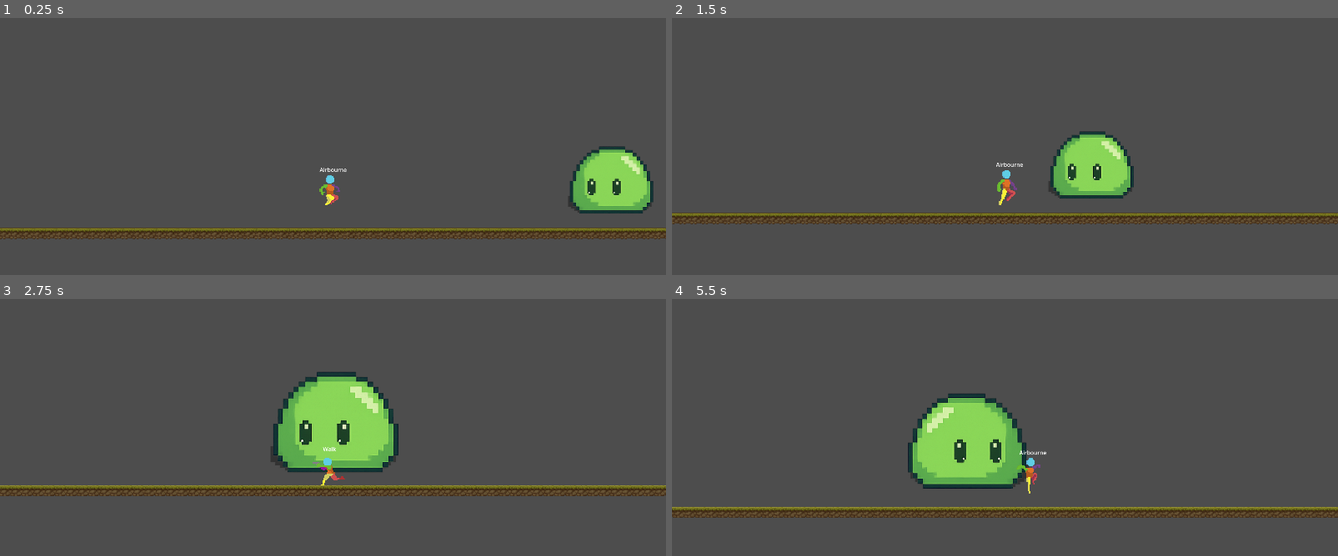
Above: before the commit, frames 1-4 (two rows, left to right).
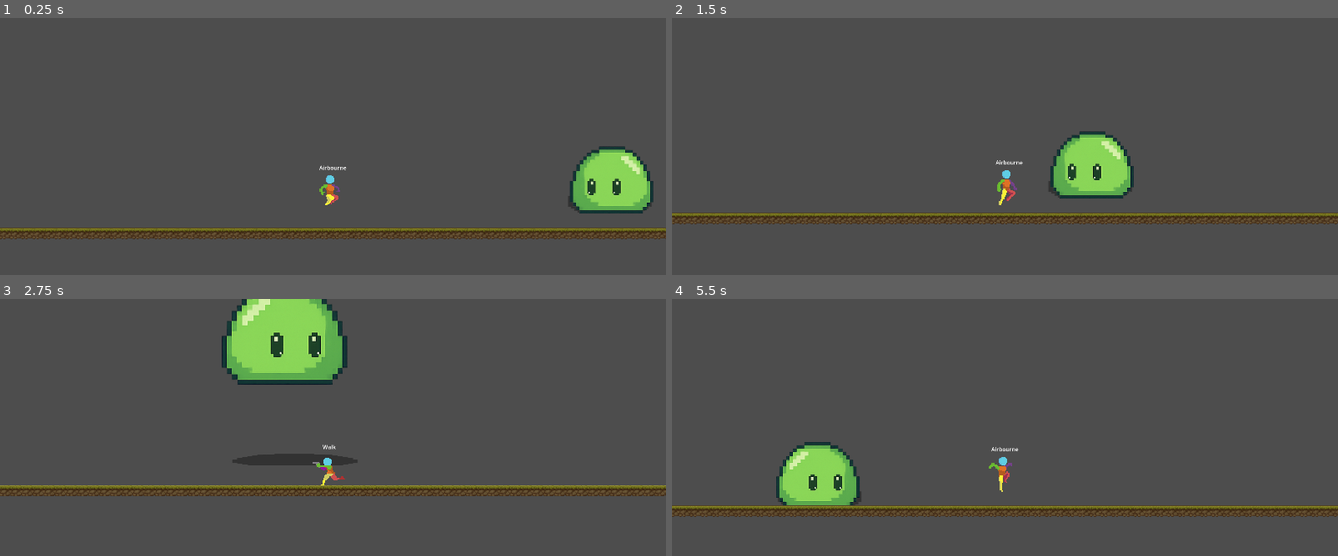
Above: after the commit, the same moments.

Repository: August13742/Godot-2D-Starter-Project-for-Article-RiG-Ritsumeikan
Game: Godot game, scene res://main.tscn
The game is run twice, just before and just after one commit, with the same random seed, the same clock (stepped at 60 frames per second) and the same inputs.
Inputs (mouse positions are in pixels of both pictures, inside the frame that each line leads up to):
- Up to frame 1 (0.25 s): no input
- Up to frame 2 (1.5 s): tap Enter at 0.5 s; move the mouse to (1151, 185) at 0.52 s; hold C (dash) 0.53-1.28 s; hold D (right) from 0.53 s (still down); tap Space (jump) at 0.77, 0.8, 1.07, 1.35 s; move the mouse to (871, 223) at 1.27 s
- Up to frame 3 (2.75 s): tap Space (jump) at 1.52, 1.82, 2.3 s; tap C (dash) at 1.55 s; move the mouse to (399, 404) at 2.02 s; release D (right) at 2.03 s; hold A (left) from 2.03 s (still down); hold C (dash) from 2.03 s (still down)
- Up to frame 4 (5.5 s): move the mouse to (outside the picture) at 2.77 s; release A (left) at 2.78 s; release C (dash) at 2.78 s; hold D (right) 2.78-4.28 s; click (outside the picture) at 2.85 s; tap Space (jump) at 3.02, 3.32, 3.77, 3.8, 4.07, 4.52, 4.82 s; tap C (dash) at 3.05, 4.35 s; move the mouse to (1204, 540) at 3.52 s; hold Shift (sprint) 3.53-4.28 s; move the mouse to (805, 430) at 4.27 s; hold A (left) 4.28-5.03 s; move the mouse to (1038, 486) at 5.02 s; hold D (right) from 5.03 s (still down); hold Space (jump) from 5.03 s (still down)

The runs differ from the first frame. In frame 1, less than 0.1% of the frame differs, in the area x 47-53%, y 57-60%; in frame 2, less than 0.1%; in frame 3, 12%, in the area x 33-60%, y 0-68%; in frame 4, 11%.

Commit message:
raised difficulty

Diff:
--- a/StateMachine/dash.gd
+++ b/StateMachine/dash.gd
@@ -9,7 +9,7 @@
 	animation_player.play("dash")
 	root_entity.hurtbox_collision.disabled = true
 	root_entity.can_dash = false
-	root_entity.dash_timer.start()
+	root_entity.dash_timer.start(root_entity.dash_cooldown)
 
 func update(delta:float):
 	var input_x:float = root_entity.input_x
--- a/StateMachine/sprint.gd
+++ b/StateMachine/sprint.gd
@@ -19,8 +19,7 @@
 	if Input.is_action_just_released("sprint"):
 		owner.change_state(StateMachine.Walk)
 		return
-	if Input.is_action_pressed("dash"):
-		owner.change_state(StateMachine.Dash)
+
 
 	var accel:float = root_entity.ground_acceleration
 	var speed:float = root_entity.sprint_speed
--- a/enemy/enemy.gd
+++ b/enemy/enemy.gd
@@ -7,6 +7,8 @@
 
 
 var jump_height := 150
+@export var jump_cooldown:float = 2
+@export_range(0,2) var jump_cooldown_deviation_range:float = 1
 @onready var collision_shape_2d: CollisionShape2D = $Area2D/CollisionShape2D
 @onready var target = get_tree().get_first_node_in_group("player")
 var can_tween:bool = true
@@ -22,8 +24,14 @@
 func jump_tween():
 	var tween1 = create_tween()
 
-	tween1.tween_property(self,"scale",Vector2(1.5,1.5),1).set_ease(Tween.EASE_IN_OUT).set_trans(Tween.TRANS_EXPO)
-	tween1.tween_property(sprite,"position:y",sprite.position.y - jump_height,1)\
+	tween1.tween_property(self,"scale",Vector2(1.5,1.5),0.75).set_ease(Tween.EASE_IN_OUT).set_trans(Tween.TRANS_EXPO)
+	tween1.parallel()
+	tween1.tween_property(sprite,"position:y",sprite.position.y - jump_height,0.75)\
+	.set_ease(Tween.EASE_IN_OUT).set_trans(Tween.TRANS_EXPO)
+
+	tween1.parallel()
+
+	tween1.tween_property(self,"global_position",target.global_position,0.75)\
 	.set_ease(Tween.EASE_IN_OUT).set_trans(Tween.TRANS_EXPO)
 
 	tween1.parallel()
@@ -31,51 +39,59 @@
 		func(value:Vector2): sprite_material.set_shader_parameter("deform", value),
 		Vector2(0.0,1.0),
 		Vector2(0.0,8.0),
-		1.0).set_ease(Tween.EASE_IN_OUT).set_trans(Tween.TRANS_EXPO)
+		0.75).set_ease(Tween.EASE_IN_OUT).set_trans(Tween.TRANS_EXPO)
 	tween1.parallel()
 	tween1.tween_method(
 		func(value:Vector2): sprite_material.set_shader_parameter("offset", value),
 		Vector2(-5.0,85.0),
 		Vector2(-20.0,-10.0),
-		1.0).set_ease(Tween.EASE_IN_OUT).set_trans(Tween.TRANS_EXPO)
+		0.75).set_ease(Tween.EASE_IN_OUT).set_trans(Tween.TRANS_EXPO)
 
 	tween1.tween_callback(tween_2)
 
 
 func tween_2():
 	var tween2 = create_tween()
+	var move_time := 0.5
+	var drop_time := 0.25
+	var total_time:= move_time + drop_time
+	var offset_direction:float = Input.get_action_strength("right") - Input.get_action_strength("left")
+	var offset_multiplier:= 125
+	var target_position :Vector2= target.global_position
+	var aim_position:Vector2 = Vector2(offset_direction * offset_multiplier + target_position.x, target_position.y)
 
-	tween2.tween_property(self,"global_position",target.global_position,1)\
+	tween2.tween_property(self,"global_position",aim_position,move_time)\
 	.set_ease(Tween.EASE_IN_OUT).set_trans(Tween.TRANS_EXPO)
 
-	tween2.tween_property(sprite,"position:y",0,0.5)\
+	tween2.tween_property(sprite,"position:y",0,drop_time)\
 	.set_ease(Tween.EASE_IN_OUT).set_trans(Tween.TRANS_EXPO)
 	tween2.parallel()
 	tween2.tween_method(
 		func(value:Vector2): sprite_material.set_shader_parameter("deform", value),
 		Vector2(0.0,8.0),
 		Vector2(0.0,1.0),
-		0.5).set_ease(Tween.EASE_IN_OUT).set_trans(Tween.TRANS_EXPO)
+		drop_time).set_ease(Tween.EASE_IN_OUT).set_trans(Tween.TRANS_EXPO)
 	tween2.parallel()
 	tween2.tween_method(
 		func(value:Vector2): sprite_material.set_shader_parameter("offset", value),
 		Vector2(-20.0,-10.0),
 		Vector2(-5.0,85.0),
-		0.5).set_ease(Tween.EASE_IN_OUT).set_trans(Tween.TRANS_EXPO)
+		drop_time).set_ease(Tween.EASE_IN_OUT).set_trans(Tween.TRANS_EXPO)
 
-	tween2.tween_property(self, "scale",Vector2(1,1),0.5)
+	tween2.tween_property(self, "scale",Vector2(1,1),0.25)
 
 
 	tween2.tween_callback(_tween_callback)
 
-	await get_tree().create_timer(1.2).timeout
+	await get_tree().create_timer(move_time*1.2).timeout
 	collision_shape_2d.disabled = false
-	await get_tree().create_timer(0.2).timeout
+	await get_tree().create_timer(total_time*0.05).timeout
 	EventSystem.emit_trigger_camera_shake()
 
 
 func _tween_callback():
-	timer.start()
+	var wait_time:float = jump_cooldown + randf_range(jump_cooldown-jump_cooldown_deviation_range,jump_cooldown+jump_cooldown_deviation_range)
+	timer.start(wait_time)
 	can_tween = true
 
 func _process(_delta: float) -> void:
--- a/enemy/enemy.tscn
+++ b/enemy/enemy.tscn
@@ -11,7 +11,7 @@
 shader_parameter/modulate = Color(0, 0, 0, 0.341176)
 
 [sub_resource type="RectangleShape2D" id="RectangleShape2D_7k104"]
-size = Vector2(175, 180)
+size = Vector2(220, 180)
 
 [node name="Enemy" type="Node2D"]
 script = ExtResource("1_4gyqm")
@@ -22,11 +22,10 @@
 offset = Vector2(0, -85)
 
 [node name="Area2D" type="Area2D" parent="."]
-visible = false
 collision_layer = 0
 
 [node name="CollisionShape2D" type="CollisionShape2D" parent="Area2D"]
-position = Vector2(-4, -90)
+position = Vector2(-6, -90)
 shape = SubResource("RectangleShape2D_7k104")
 
 [node name="Timer" type="Timer" parent="."]
--- a/player/player.gd
+++ b/player/player.gd
@@ -29,6 +29,7 @@
 	debug_label.visible = true if state_machine_debug else false
 	dash_timer.wait_time = dash_cooldown
 	dash_timer.timeout.connect(reset_dash)
+
 func _physics_process(delta):
 	input_x = Input.get_action_strength("right") - Input.get_action_strength("left")
 	sprite.flip_h = true if input_x<0 else false
--- a/player/player.tscn
+++ b/player/player.tscn
@@ -598,16 +598,23 @@
 
 [node name="StateLabel" type="Label" parent="VisualControl"]
 unique_name_in_owner = true
+anchors_preset = 8
+anchor_left = 0.5
+anchor_top = 0.5
+anchor_right = 0.5
+anchor_bottom = 0.5
 offset_left = -75.0
-offset_top = -118.0
-offset_right = 77.0
-offset_bottom = -95.0
+offset_top = -125.0
+offset_right = 75.0
+offset_bottom = -100.0
+grow_horizontal = 2
+grow_vertical = 2
+pivot_offset = Vector2(75, 12.5)
 size_flags_horizontal = 4
 size_flags_vertical = 0
 text = "State"
 horizontal_alignment = 1
 vertical_alignment = 1
-metadata/_edit_use_anchors_ = true
 
 [node name="StateMachine" parent="." instance=ExtResource("3_yw30f")]
 
--- a/project.godot
+++ b/project.godot
@@ -13,6 +13,7 @@
 config/name="godot-tutorial1"
 run/main_scene="uid://d25txupl55glj"
 config/features=PackedStringArray("4.5", "Forward Plus")
+run/max_fps=60
 config/icon="res://icon.svg"
 
 [autoload]
